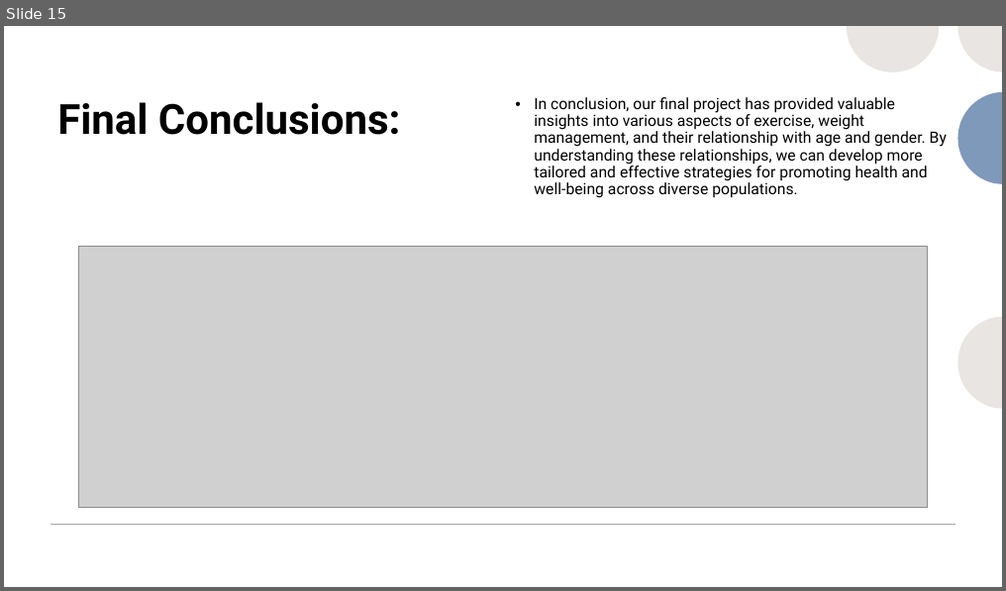
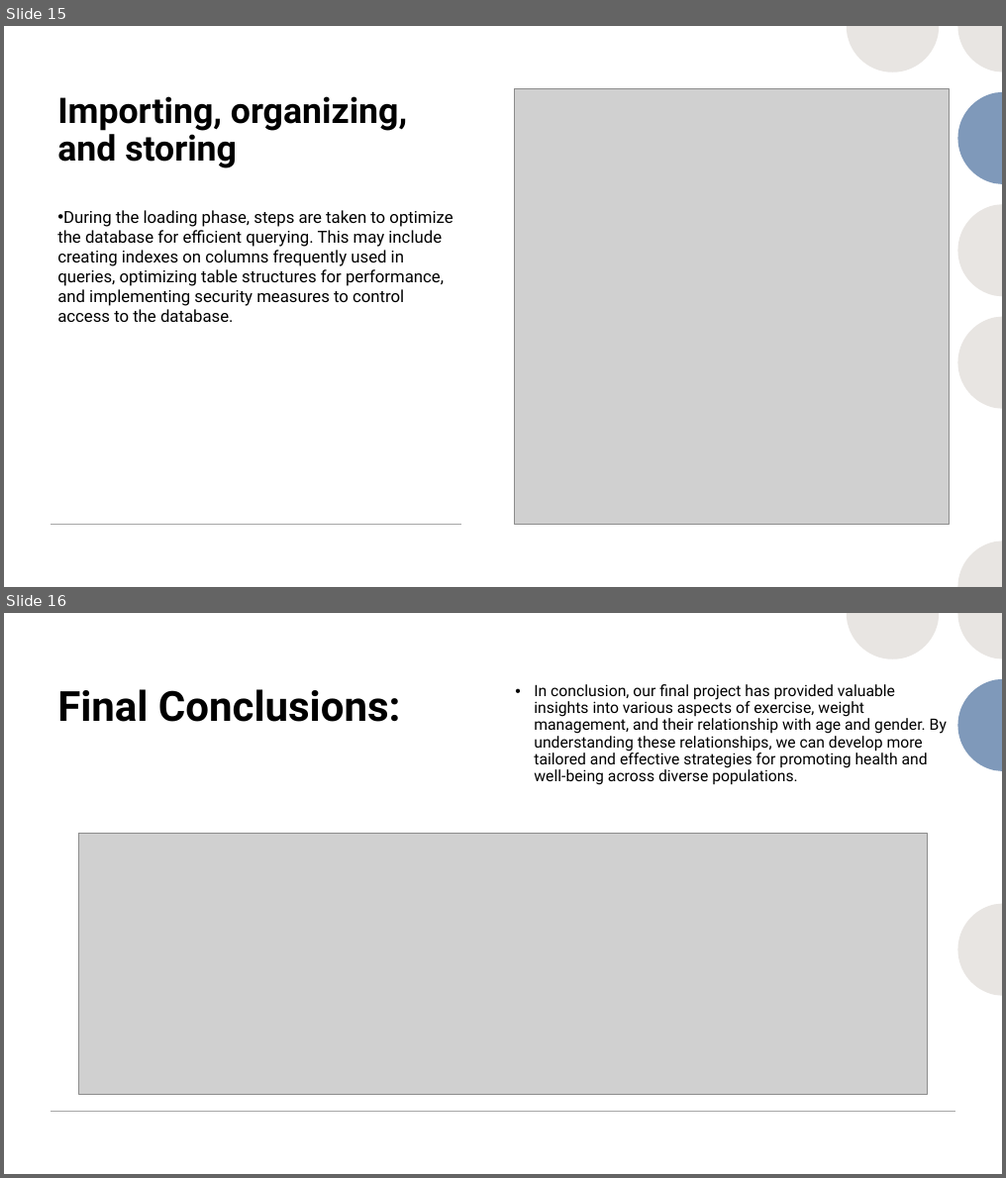
Before and after one commit to Zoouri/Project-3---Group-3, a slide deck: Presentation.pptx. Shown one above the other, each under a label of ours: slide 15 before the commit, slides 15 and 16 after it. The pictures are 1006x591 and 1006x1178 pixels, drawn with LibreOffice and Linux fonts; fonts in the diff are those of the drawing; grey boxes stand for pictures. Boxes give left, top, right and bottom in pixels: in the first picture for what was removed or moved away, otherwise in the second. Text is boxed around its words. In the diff, an @@ line names an element or a change of style, - is before the commit and + after.

```diff
--- a/Presentation.pptx
+++ b/Presentation.pptx
@@ slide 15 added at [4, 26, 1002, 587], background #FFFFFF @@
@@ rectangle added at [4, 26, 1002, 587], fill #FFFFFF @@
@@ group added at [846, 26, 1002, 587]: 6 freeform shapes @@
@@ group added at [735, 26, 1002, 587]: 8 freeform shapes @@
@@ title added at [57, 96, 407, 169], 34 pt, text #000000, bold @@
+Importing, organizing, and storing
@@ picture added at [514, 89, 949, 525] @@
@@ text added at [57, 210, 452, 322], 16 pt, text #000000 @@
+• During the loading phase, steps are taken to optimize the database for efficient querying. This may include creating indexes on columns frequently used in queries, optimizing table structures for performance, and implementing security measures to control access to the database.
@@ line added from (51, 525) to (461, 525), #A6A6A6 1 pt @@
@@ what was slide 15 is now slide 16 @@
```
Also in this commit, not shown: 1 slide changed, 8 other slides added, 10 slides removed, 1 other file.
